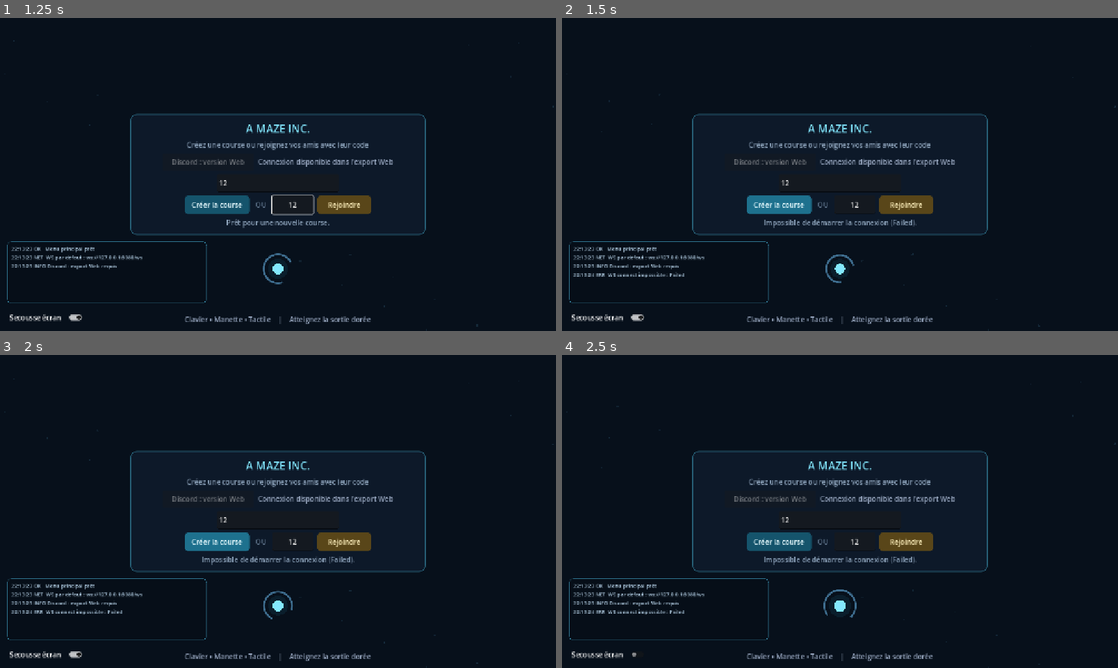
Above: before the commit, frames 1-4 (two rows, left to right).
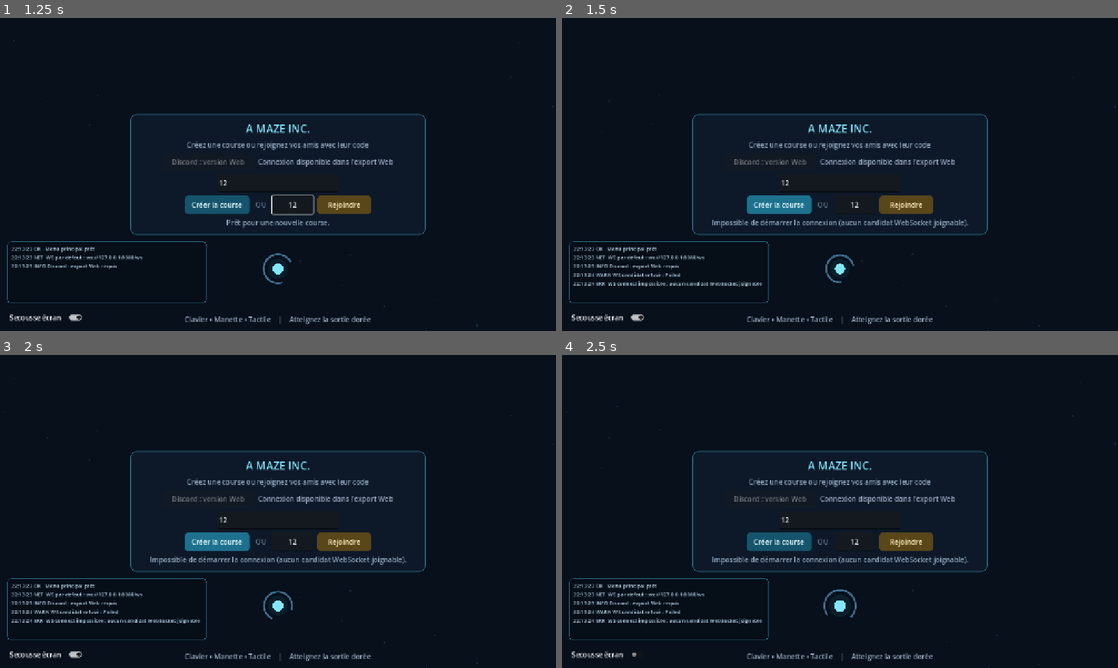
Above: after the commit, the same moments.

Repository: zarocksx/multi-maze
Game: Godot game, scene res://scenes/main.tscn
The game is run twice, just before and just after one commit, with the same random seed, the same clock (stepped at 60 frames per second) and the same inputs.
Inputs (mouse positions are in pixels of both pictures, inside the frame that each line leads up to):
- Up to frame 1 (1.25 s): click (278, 183) at 0.52 s; type "12" at 0.6 s; click (294, 205) at 0.75 s; type "12" at 0.83 s
- Up to frame 2 (1.5 s): click "Créer la course" at 1.25 s
- Up to frame 3 (2 s): no input
- Up to frame 4 (2.5 s): click "Secousse écran" at 2 s

Frame 1 is identical in both runs. In frame 2, 0.9% of the frame differs, in the area x 2-73%, y 64-86%; in frame 3, 0.9%; in frame 4, 0.9%.

Commit message:
another try

Diff:
--- a/project.godot
+++ b/project.godot
@@ -1,5 +1,10 @@
-; Configuration file generated for A Maze Inc.
-; Edit with Godot 4.3 or newer.
+; Engine configuration file.
+; It's best edited using the editor UI and not directly,
+; since the parameters that go here are not all obvious.
+;
+; Format:
+;   [section] ; section goes between []
+;   param=value ; assign values to parameters
 
 config_version=5
 
@@ -7,11 +12,10 @@
 
 config/name="A Maze Inc."
 run/main_scene="res://scenes/main.tscn"
+config/features=PackedStringArray("4.6")
+boot_splash/bg_color=Color(0.027, 0.035, 0.055, 1)
+boot_splash/stretch_mode=0
 config/icon="res://assets/launcher_image.jpg"
-boot_splash/image=""
-boot_splash/bg_color=Color(0.027, 0.035, 0.055, 1)
-boot_splash/fullsize=false
-boot_splash/use_filter=true
 
 [display]
 
--- a/scripts/main.gd
+++ b/scripts/main.gd
@@ -761,7 +761,8 @@
 	var url := _default_server_url() if _should_use_discord_activity_flow() else server_input.text.strip_edges()
 	if url.is_empty():
 		url = _default_server_url()
-	network_client.connect_and_send(message, url, discord_bridge.get_session_token())
+	var urls := discord_bridge.websocket_candidate_urls(url) if _should_use_discord_activity_flow() else [url]
+	network_client.connect_and_send_with_candidates(message, urls, discord_bridge.get_session_token())
 
 
 func _send_json(message: Dictionary) -> void:
--- a/scripts/services/discord_bridge.gd
+++ b/scripts/services/discord_bridge.gd
@@ -70,6 +70,28 @@
 		if value is String:
 			return value
 	return fallback_url
+
+
+func websocket_candidate_urls(fallback_url: String) -> Array:
+	var candidates := []
+	if OS.has_feature("web"):
+		var raw = JavaScriptBridge.eval(
+			"window.mazeDiscord && window.mazeDiscord.getWebSocketCandidatesJson"
+			+ " ? window.mazeDiscord.getWebSocketCandidatesJson() : ''"
+		)
+		if raw is String and str(raw).strip_edges().begins_with("["):
+			var json := JSON.new()
+			if json.parse(str(raw)) == OK and json.data is Array:
+				for candidate in json.data:
+					_append_unique_candidate(candidates, str(candidate))
+	var primary := default_server_url(fallback_url)
+	_append_unique_candidate(candidates, primary)
+	if should_use_activity_flow():
+		_append_unique_candidate(candidates, _activity_websocket_url_variant(primary, true))
+		_append_unique_candidate(candidates, _activity_websocket_url_variant(primary, false))
+	if candidates.is_empty():
+		_append_unique_candidate(candidates, fallback_url)
+	return candidates
 
 
 func http_url(endpoint: String, local_server_url: String = "") -> String:
@@ -96,6 +118,33 @@
 	return base + endpoint
 
 
+func _append_unique_candidate(candidates: Array, url: String) -> void:
+	var value := url.strip_edges()
+	if value.is_empty() or candidates.has(value):
+		return
+	candidates.append(value)
+
+
+func _activity_websocket_url_variant(url: String, use_proxy: bool) -> String:
+	if not OS.has_feature("web"):
+		return url
+	var javascript := (
+		"(function(input, useProxy){"
+		+ "try {"
+		+ "const url = new URL(input);"
+		+ "if (useProxy) {"
+		+ " if (!url.pathname.startsWith('/.proxy/')) url.pathname = '/.proxy' + url.pathname;"
+		+ "} else if (url.pathname.startsWith('/.proxy/')) {"
+		+ " url.pathname = url.pathname.slice('/.proxy'.length) || '/ws';"
+		+ "}"
+		+ "return url.toString();"
+		+ "} catch (_) { return input; }"
+		+ "})(%s, %s)" % [JSON.stringify(url), "true" if use_proxy else "false"]
+	)
+	var raw = JavaScriptBridge.eval(javascript)
+	return str(raw) if raw is String and not str(raw).is_empty() else url
+
+
 func should_use_activity_flow() -> bool:
 	if not OS.has_feature("web"):
 		return false
@@ -201,7 +250,17 @@
 	if not should_use_activity_flow() or user.is_empty():
 		return
 	var profile := {}
-	for key in ["id", "username", "displayName", "global_name", "discriminator", "avatar", "defaultAvatar"]:
+	for key in [
+		"id",
+		"username",
+		"displayName",
+		"global_name",
+		"discriminator",
+		"avatar",
+		"defaultAvatar",
+		"guildId",
+		"guildAvatar",
+	]:
 		if user.has(key):
 			profile[key] = user[key]
 	if not profile.is_empty():
--- a/scripts/services/network_client.gd
+++ b/scripts/services/network_client.gd
@@ -9,9 +9,16 @@
 signal packet_warning(message: String)
 signal message_received(message: Dictionary)
 
+const CONNECT_TIMEOUT_MS := 4500
+
 var socket := WebSocketPeer.new()
 var pending_message: Dictionary = {}
 var last_socket_state := WebSocketPeer.STATE_CLOSED
+var candidate_urls: Array = []
+var candidate_index := 0
+var active_url := ""
+var active_session_token := ""
+var connect_started_ms := 0
 
 
 func poll(while_in_room: bool) -> void:
@@ -20,14 +27,34 @@
 		socket.poll()
 		state = socket.get_ready_state()
 
+	if (
+		state == WebSocketPeer.STATE_CONNECTING
+		and connect_started_ms > 0
+		and Time.get_ticks_msec() - connect_started_ms > CONNECT_TIMEOUT_MS
+	):
+		if _try_next_candidate("WS timeout"):
+			return
+		pending_message = {}
+		connect_started_ms = 0
+		connection_failed.emit("timeout WebSocket")
+		return
+
 	if state != last_socket_state:
 		last_socket_state = state
 		if state == WebSocketPeer.STATE_OPEN:
+			connect_started_ms = 0
 			opened.emit()
 			if not pending_message.is_empty():
 				send_json(pending_message)
 				pending_message = {}
 		elif state == WebSocketPeer.STATE_CLOSED:
+			if connect_started_ms > 0 and not pending_message.is_empty():
+				if _try_next_candidate("WS fermé avant ouverture"):
+					return
+				pending_message = {}
+				connect_started_ms = 0
+				connection_failed.emit("connexion WebSocket fermée avant ouverture")
+				return
 			closed.emit(while_in_room)
 
 	while (
@@ -49,6 +76,10 @@
 
 
 func connect_and_send(message: Dictionary, url: String, session_token: String = "") -> void:
+	connect_and_send_with_candidates(message, [url], session_token)
+
+
+func connect_and_send_with_candidates(message: Dictionary, urls: Array, session_token: String = "") -> void:
 	if socket.get_ready_state() == WebSocketPeer.STATE_OPEN:
 		send_json(message)
 		return
@@ -56,18 +87,61 @@
 		pending_message = message
 		return
 
+	pending_message = message
+	active_session_token = session_token
+	candidate_urls = _unique_urls(urls)
+	candidate_index = 0
+	if candidate_urls.is_empty():
+		pending_message = {}
+		connection_failed.emit("aucune URL WebSocket")
+		return
+	if not _connect_current_candidate():
+		pending_message = {}
+		connection_failed.emit("aucun candidat WebSocket joignable")
+
+
+func _connect_current_candidate() -> bool:
+	while candidate_index < candidate_urls.size():
+		var next_url := str(candidate_urls[candidate_index]).strip_edges()
+		candidate_index += 1
+		if next_url.is_empty():
+			continue
+		active_url = _with_session_token(next_url)
+		socket = WebSocketPeer.new()
+		last_socket_state = WebSocketPeer.STATE_CLOSED
+		connect_started_ms = Time.get_ticks_msec()
+		var error := socket.connect_to_url(active_url)
+		if error == OK:
+			connecting.emit(active_url)
+			return true
+		packet_warning.emit("WS candidat refusé : %s" % error_string(error))
+	connect_started_ms = 0
+	active_url = ""
+	return false
+
+
+func _try_next_candidate(reason: String) -> bool:
+	packet_warning.emit("%s : %s" % [reason, active_url])
 	socket = WebSocketPeer.new()
 	last_socket_state = WebSocketPeer.STATE_CLOSED
-	pending_message = message
+	return _connect_current_candidate()
+
+
+func _unique_urls(urls: Array) -> Array:
+	var output := []
+	for raw_url in urls:
+		var value := str(raw_url).strip_edges()
+		if value.is_empty() or output.has(value):
+			continue
+		output.append(value)
+	return output
+
+
+func _with_session_token(url: String) -> String:
 	var next_url := url.strip_edges()
-	if OS.has_feature("web") and not session_token.is_empty():
-		next_url += "%ssession=%s" % ["&" if next_url.contains("?") else "?", session_token]
-	var error := socket.connect_to_url(next_url)
-	if error != OK:
-		pending_message = {}
-		connection_failed.emit(error_string(error))
-	else:
-		connecting.emit(next_url)
+	if OS.has_feature("web") and not active_session_token.is_empty():
+		next_url += "%ssession=%s" % ["&" if next_url.contains("?") else "?", active_session_token]
+	return next_url
 
 
 func send_json(message: Dictionary) -> void:
Not shown, added: scripts/models/game_state.gd.uid
Not shown, added: scripts/models/maze_wall.gd.uid
Not shown, added: scripts/services/audio_director.gd.uid
Not shown, added: scripts/services/avatar_loader.gd.uid
Not shown, added: scripts/services/discord_bridge.gd.uid
Not shown, added: scripts/services/network_client.gd.uid
Not shown, added: scripts/services/settings_store.gd.uid
Not shown, added: scripts/ui/debug_overlay.gd.uid
Not shown, added: scripts/ui/race_hud.gd.uid
Not shown, added: scripts/ui/scoreboard_panel.gd.uid
Not shown, added: scripts/views/race_visuals.gd.uid
Not shown, added: scripts/views/world_renderer.gd.uid
(and 4 more such lines)
